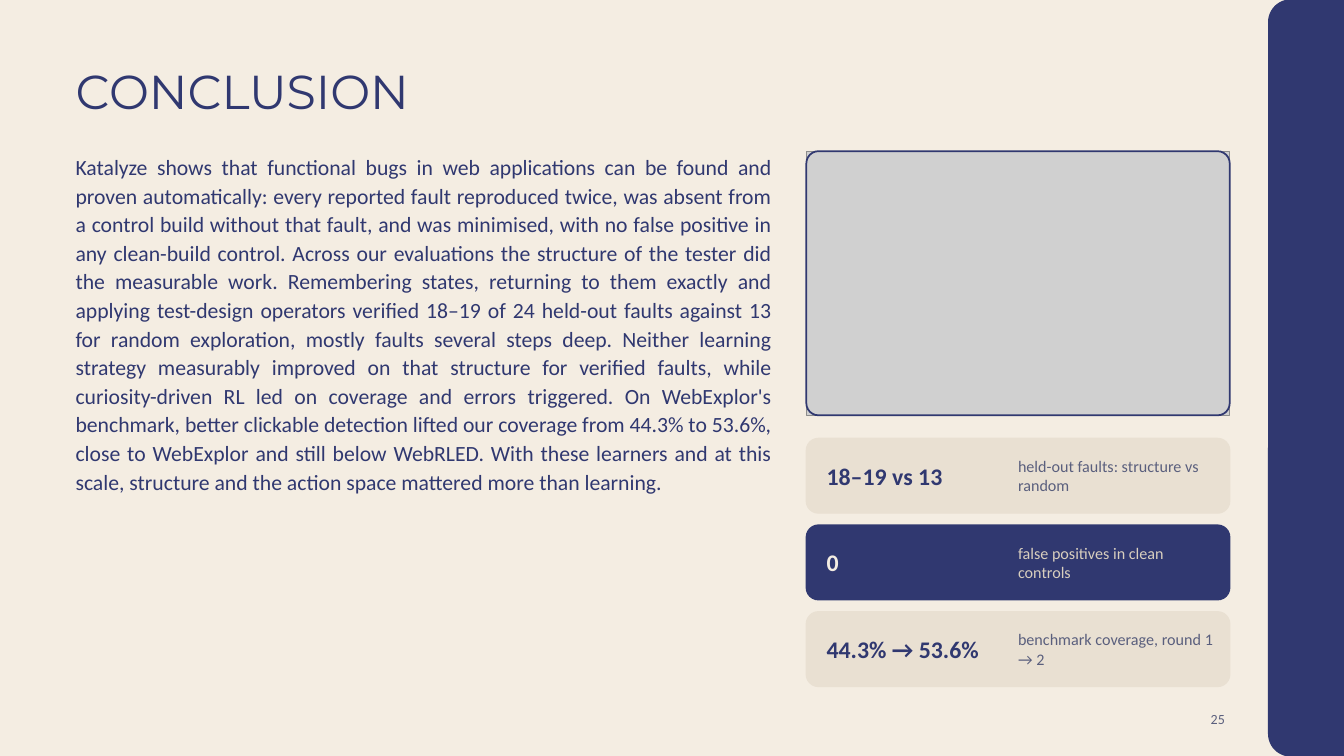
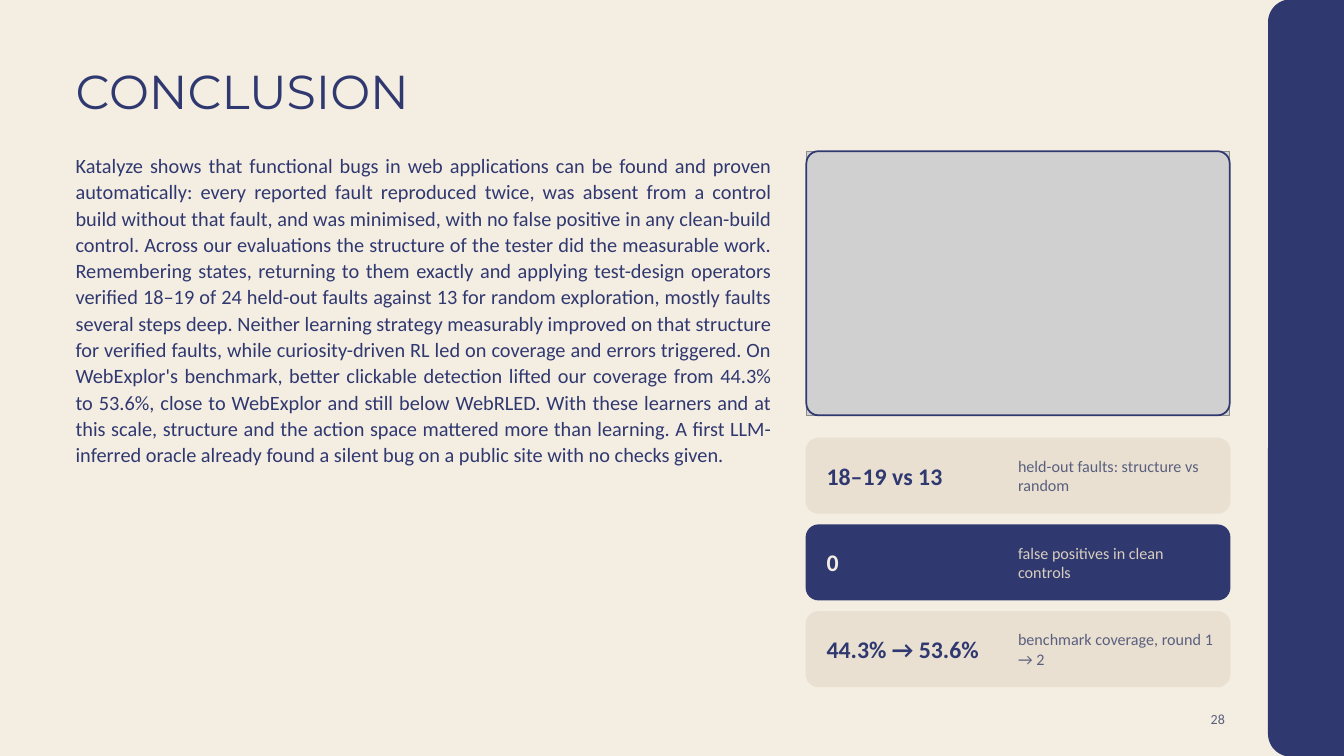
Before and after one commit to Rustlogan2k/Autonomous-web-testing-agent, a slide deck: slide 28 of Katalyze_Final_Review.pptx (slide 25 before the commit). Drawn at 1344x756 pixels with LibreOffice and Linux fonts; fonts in the diff are those of the drawing; grey boxes stand for pictures. Boxes give left, top, right and bottom in pixels: in the first picture for what was removed or moved away, otherwise in the second. Text is boxed around its words. In the diff, an @@ line names an element or a change of style, - is before the commit and + after.

```diff
--- a/Katalyze_Final_Review.pptx
+++ b/Katalyze_Final_Review.pptx
@@ text at [76,159,771,466]: text changed; size 15.5 to 14.5 pt @@
-Katalyze shows that functional bugs in web applications can be found and proven automatically: every reported fault reproduced twice, was absent from a control build without that fault, and was minimised, with no false positive in any clean-build control. Across our evaluations the structure of the tester did the measurable work. Remembering states, returning to them exactly and applying test-design operators verified 18–19 of 24 held-out faults against 13 for random exploration, mostly faults several steps deep. Neither learning strategy measurably improved on that structure for verified faults, while curiosity-driven RL led on coverage and errors triggered. On WebExplor's benchmark, better clickable detection lifted our coverage from 44.3% to 53.6%, close to WebExplor and still below WebRLED. With these learners and at this scale, structure and the action space mattered more than learning.
+Katalyze shows that functional bugs in web applications can be found and proven automatically: every reported fault reproduced twice, was absent from a control build without that fault, and was minimised, with no false positive in any clean-build control. Across our evaluations the structure of the tester did the measurable work. Remembering states, returning to them exactly and applying test-design operators verified 18–19 of 24 held-out faults against 13 for random exploration, mostly faults several steps deep. Neither learning strategy measurably improved on that structure for verified faults, while curiosity-driven RL led on coverage and errors triggered. On WebExplor's benchmark, better clickable detection lifted our coverage from 44.3% to 53.6%, close to WebExplor and still below WebRLED. With these learners and at this scale, structure and the action space mattered more than learning. A first LLM-inferred oracle already found a silent bug on a public site with no checks given.
@@ page number at [1211,714,1225,724]: text changed @@
-25
+28
```
Also in this commit, not shown: 1 other slide changed, 3 slides added, 9 other files.
